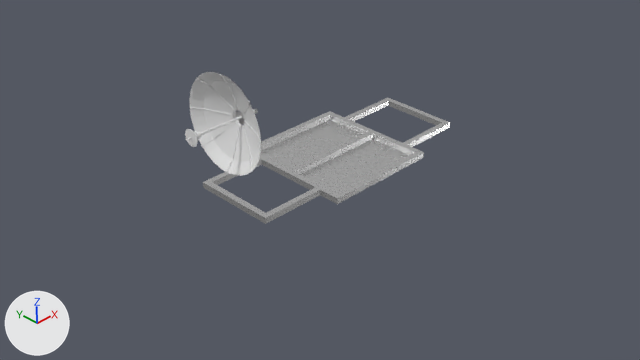
One commit to the Blender file nasa-lunar-rover.blend: the scene before it, then after it.
Before and after are seen from the file's camera 'Camera'. Arrows for +X, +Y and +Z are at lower left; the lights stay in place.

Script lines for the objects in view, before the commit:
```python
ob_frame_lp = bpy.data.objects.new('Frame LP', me_cube_022)
ob_frame_lp.location = (1.78, -0.002, 0.489)
ob_frame_lp.scale = (0.109, 0.109, 0.219)
ob_high_gain_antenna_lp = bpy.data.objects.new('High Gain Antenna LP', me_sphere_002)
ob_high_gain_antenna_lp.location = (0.0, 0.0, 0.0)
ob_low_gain_antenna_lp = bpy.data.objects.new('Low Gain Antenna LP', me_cylinder_003)
ob_low_gain_antenna_lp.location = (1.431, -0.206, 1.772)
ob_low_gain_antenna_lp.rotation_euler = (0.0, -0.873, 0.0)  # degrees (0, -50, 0)
ob_low_gain_antenna_lp.scale = (1.33, 1.33, 2.23)
ob_low_gain_antenna_mount_lp = bpy.data.objects.new('Low Gain Antenna Mount LP', cu_beziercurve_001)
ob_low_gain_antenna_mount_lp.location = (1.658, -0.206, 1.239)
ob_low_gain_antenna_mount_lp.rotation_euler = (0.0, 0.571, 0.0)  # degrees (0, 33, 0)
ob_low_gain_antenna_mount_lp.scale = (2.23, 2.23, 2.23)
ob_lunar_communications_relay_unit_lp = bpy.data.objects.new('Lunar Communications Relay Unit LP', me_cube_006)
ob_lunar_communications_relay_unit_lp.location = (0.222, 0.009, 0.564)
ob_lunar_communications_relay_unit_lp.scale = (0.436, 0.991, 0.137)
ob_television_camera_controller_002_lp = bpy.data.objects.new('Television Camera Controller 002 LP', me_cube_008)
ob_television_camera_controller_002_lp.location = (0.326, 0.424, 0.717)
ob_television_camera_controller_002_lp.scale = (0.538, 0.25, 0.175)
ob_television_camera_lp = bpy.data.objects.new('Television Camera LP', me_cube_007)
ob_television_camera_lp.location = (0.326, 0.424, 0.717)
ob_television_camera_lp.scale = (0.538, 0.25, 0.175)
```
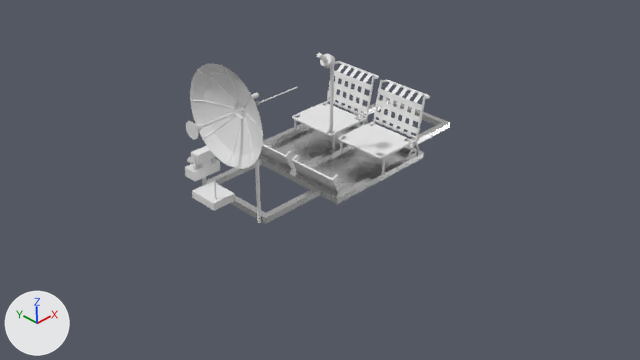
Pixel boxes (x1, y1, x2, y2) of what changed, in the pictures (640 x 360 px):
'High Gain Antenna LP', reshaped, moved, turned
    before: (185, 72, 262, 176)
    after: (186, 63, 298, 223)
'Chair Back Seat', added
    after: (374, 81, 424, 137)
'Chair Bottom Seat', added
    after: (342, 124, 410, 157)
'Chair Back Seat.001', added
    after: (327, 63, 373, 116)
'Chair Bottom Seat.001', added
    after: (297, 104, 360, 133)
'Chair LP', added
    after: (292, 61, 430, 171)
'Footrest LP', added
    after: (260, 144, 339, 193)
'Lunar Communications Relay Unit LP', shown
    after: (192, 181, 235, 211)
'Television Camera LP', shown
    after: (185, 158, 220, 181)
'Television Camera Controller 002 LP', shown
    after: (187, 145, 216, 164)
'Low Gain Antenna Mount LP', shown
    after: (325, 65, 334, 134)
'Low Gain Antenna LP', shown
    after: (317, 53, 335, 68)
part 1 of me_sphere_002, added
    after: (186, 63, 298, 223)
part 2 of me_sphere_002, deleted
    before: (185, 72, 262, 176)

The change, as a list of edits to the scene's bpy script:
```text
Change me_sphere_002:
    used by ob_high_gain_antenna_lp; location = (0.0, 0.0, 0.0)
    remove me_sphere_002.from_pydata(...)  # 1331 vertices, 1306 faces; spans x -0.401..0.397, y -0.849..0.125, z 1.12..2.096
    add me_sphere_002.from_pydata(...)  # 1561 vertices, 1517 faces; spans x -1.27..0.474, y -0.435..0.539, z -0.418..0.818
    me_sphere_002 part 1: 1561 vertices added at x -1.27..0.474, y -0.435..0.539, z -0.418..0.818
    me_sphere_002 part 2: 1331 vertices removed from x -0.401..0.397, y -0.849..0.125, z 1.12..2.096
Change ob_high_gain_antenna_lp:
    ob_high_gain_antenna_lp.location: (0.0, 0.0, 0.0) -> (0.447, -0.469, 1.725)
    ob_high_gain_antenna_lp.rotation_euler: (0.0, 0.0, 0.0) -> (0.0, -1.571, 0.0)  # degrees (0, 0, 0) -> degrees (0, -90, 0)
Change ob_low_gain_antenna_mount_lp:
    remove ob_low_gain_antenna_mount_lp.hide_set(True)
Change ob_low_gain_antenna_lp:
    remove ob_low_gain_antenna_lp.hide_set(True)
Change ob_lunar_communications_relay_unit_lp:
    remove ob_lunar_communications_relay_unit_lp.hide_set(True)
Change ob_television_camera_lp:
    remove ob_television_camera_lp.hide_set(True)
Change ob_television_camera_controller_002_lp:
    remove ob_television_camera_controller_002_lp.hide_set(True)
Add ob_footrest_lp:
    ob_footrest_lp = bpy.data.objects.new('Footrest LP', me_cube_004.copy())  # the mesh of ob_footrest_lp
    ob_footrest_lp.location = (0.0, 0.0, 0.0)
    ob_footrest_lp.rotation_euler = (0.0, -0.436, 0.0)  # degrees (0, -25, 0)
    ob_footrest_lp.scale = (0.0297, 0.89, 0.369)
Add ob_chair_back_seat_001:
    ob_chair_back_seat_001 = bpy.data.objects.new('Chair Back Seat.001', me_cube_003.copy())  # the mesh of ob_chair_back_seat_001
    ob_chair_back_seat_001.location = (2.42, 0.365, 0.917)
    ob_chair_back_seat_001.rotation_euler = (0.0, -1.376, 0.0)  # degrees (0, -79, 0)
    ob_chair_back_seat_001.scale = (0.847, 1.0, 1.0)
Add ob_chair_bottom_seat_001:
    ob_chair_bottom_seat_001 = bpy.data.objects.new('Chair Bottom Seat.001', me_cube_002.copy())  # the mesh of ob_chair_bottom_seat_001
    ob_chair_bottom_seat_001.location = (0.0, 0.723, 0.0)
Add ob_chair_back_seat:
    ob_chair_back_seat = bpy.data.objects.new('Chair Back Seat', me_cube_003.copy())  # the mesh of ob_chair_back_seat_001
    ob_chair_back_seat.location = (2.42, -0.366, 0.917)
    ob_chair_back_seat.rotation_euler = (0.0, -1.376, 0.0)  # degrees (0, -79, 0)
    ob_chair_back_seat.scale = (0.847, 1.0, 1.0)
Add ob_chair_bottom_seat:
    ob_chair_bottom_seat = bpy.data.objects.new('Chair Bottom Seat', me_cube_002.copy())  # the mesh of ob_chair_bottom_seat_001
    ob_chair_bottom_seat.location = (0.0, -0.009, 0.0)
Add ob_chair_lp:
    ob_chair_lp = bpy.data.objects.new('Chair LP', me_beziercurve_005.copy())  # the mesh of ob_chair_lp
    ob_chair_lp.location = (2.181, -0.367, 0.826)
    ob_chair_lp.scale = (0.975, 0.975, 1.0)
```
